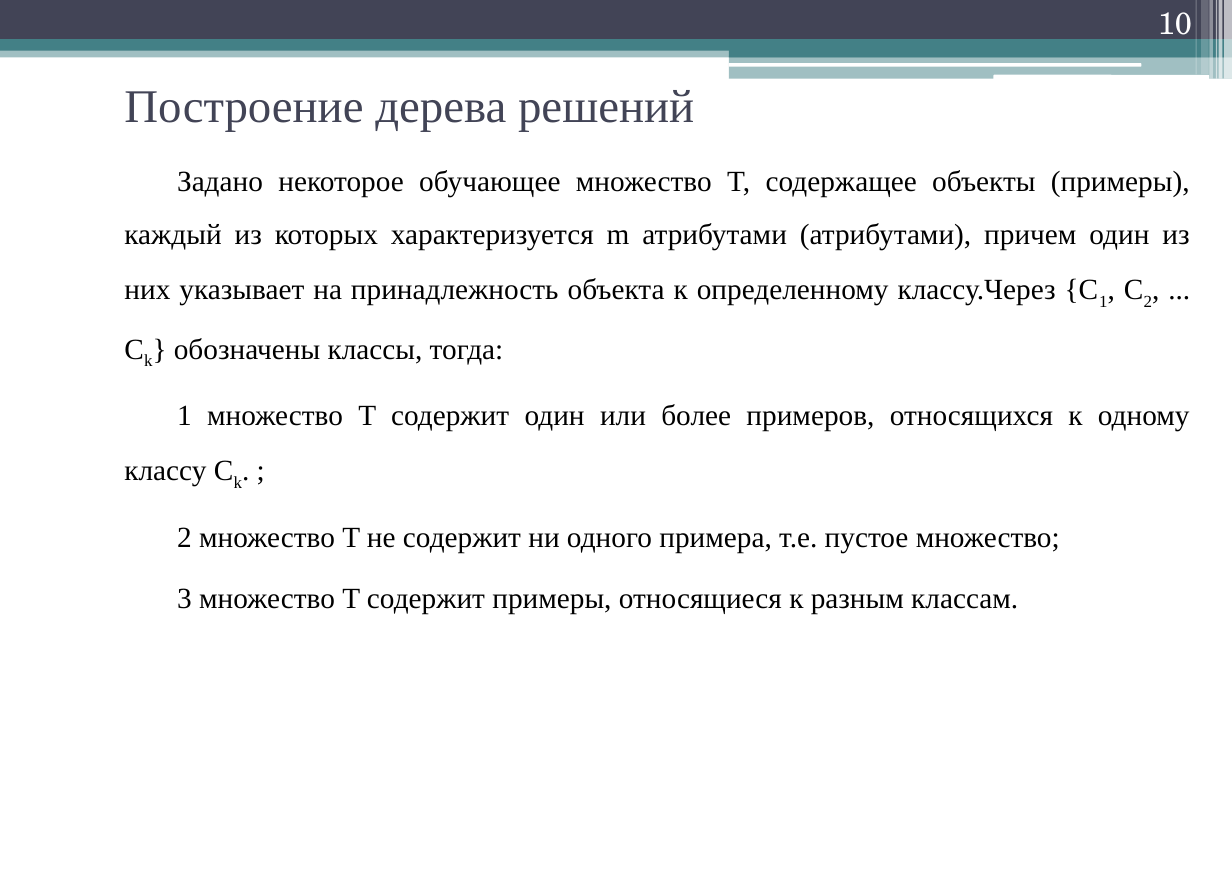
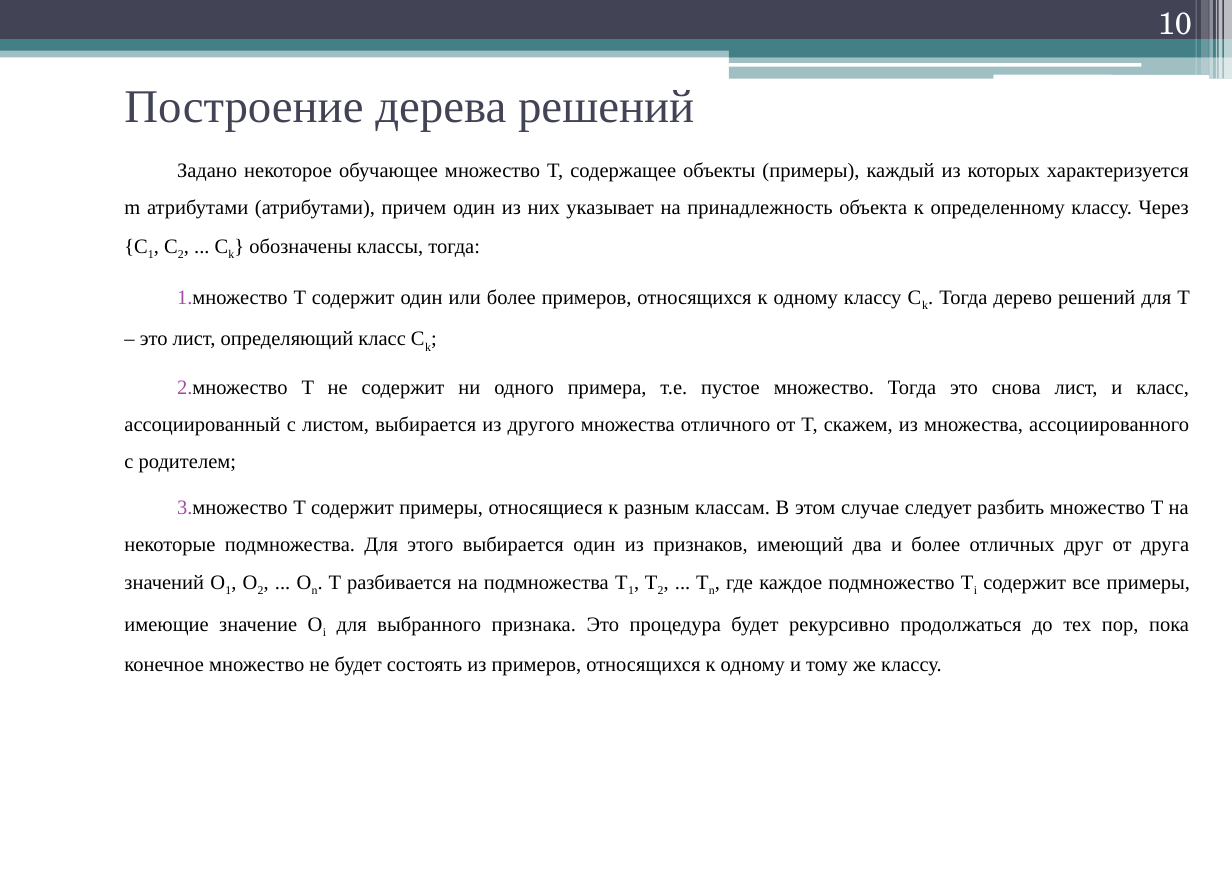
Before and after one commit to geper/DOC_decision_trees, a slide deck: slide 10 of Prezent.pptx. Drawn at 1232x871 pixels with LibreOffice and Linux fonts; fonts in the diff are those of the drawing. Boxes give left, top, right and bottom in pixels: in the first picture for what was removed or moved away, otherwise in the second. Text is boxed around its words. In the diff, an @@ line names an element or a change of style, - is before the commit and + after.

```diff
--- a/Prezent.pptx
+++ b/Prezent.pptx
@@ text at [124, 162, 1190, 676]: text changed; size 20 to 14 pt @@
-Задано некоторое обучающее множество T, содержащее объекты (примеры), каждый из которых характеризуется m атрибутами (атрибутами), причем один из них указывает на принадлежность объекта к определенному классу.Через {C1, C2, ... Ck} обозначены классы, тогда:
-1 множество T содержит один или более примеров, относящихся к одному классу Ck. ;
-2 множество T не содержит ни одного примера, т.е. пустое множество;
-3 множество T содержит примеры, относящиеся к разным классам.
+Задано некоторое обучающее множество T, содержащее объекты (примеры), каждый из которых характеризуется m атрибутами (атрибутами), причем один из них указывает на принадлежность объекта к определенному классу. Через {C1, C2, ... Ck} обозначены классы, тогда:
+1. множество T содержит один или более примеров, относящихся к одному классу Ck. Тогда дерево решений для Т – это лист, определяющий класс Ck;
+2. множество T не содержит ни одного примера, т.е. пустое множество. Тогда это снова лист, и класс, ассоциированный с листом, выбирается из другого множества отличного от T, скажем, из множества, ассоциированного с родителем;
+3. множество T содержит примеры, относящиеся к разным классам. В этом случае следует разбить множество T на некоторые подмножества. Для этого выбирается один из признаков, имеющий два и более отличных друг от друга значений O1, O2, ... On. T разбивается на подмножества T1, T2, ... Tn, где каждое подмножество Ti содержит все примеры, имеющие значение Oi для выбранного признака. Это процедура будет рекурсивно продолжаться до тех пор, пока конечное множество не будет состоять из примеров, относящихся к одному и тому же классу.
```
Also in this commit, not shown: 3 other slides changed, 2 slides added, 1 slide removed.
